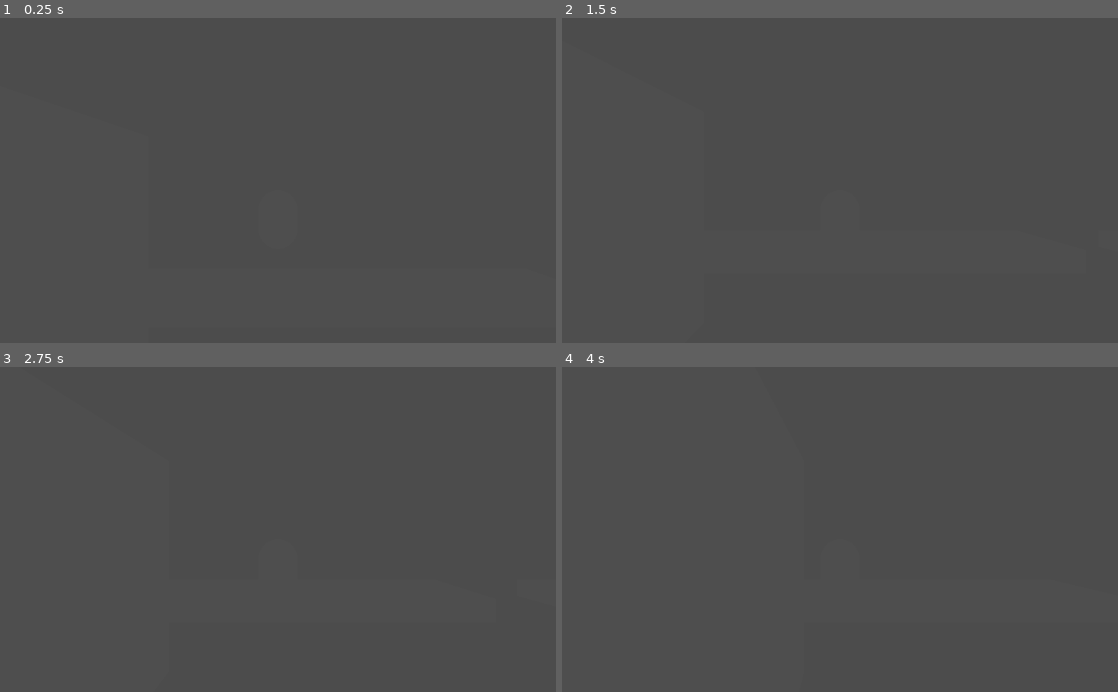
Above: before the commit, frames 1-4 (two rows, left to right).
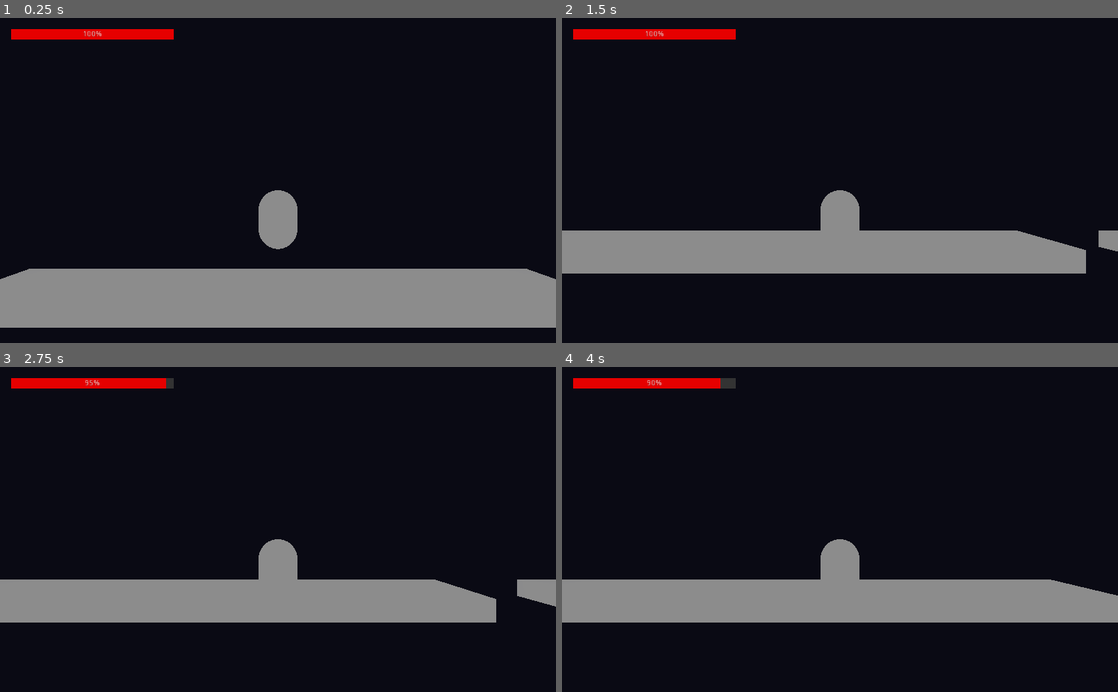
Above: after the commit, the same moments.

Repository: MayaraSSO/corre-conde
Game: Godot game, scene res://Fase1.tscn
The game is run twice, just before and just after one commit, with the same random seed, the same clock (stepped at 60 frames per second) and the same inputs.
Inputs:
- Up to frame 1 (0.25 s): no input
- Up to frame 2 (1.5 s): hold Right (ui_right) 0.53-1.28 s; hold Left (ui_left) from 1.28 s (still down)
- Up to frame 3 (2.75 s): release Left (ui_left) at 2.03 s; hold Right (ui_right) from 2.03 s (still down)
- Up to frame 4 (4 s): release Right (ui_right) at 2.78 s; hold Up (ui_up) 2.78-3.53 s; hold Left (ui_left) from 3.53 s (still down)

The runs differ from the first frame. In frame 1, 100% of the frame differs, in the area x 0-100%, y 0-100%; in frame 2, 100%; in frame 3, 100%; in frame 4, 100%.

Commit message:
feat: interface da barra de vida, armadilhas de alho e atmosfera do cenario

Diff:
--- /dev/null
+++ b/Alho.gd
@@ -0,0 +1,12 @@
+extends Area
+
+func _on_Alho_body_entered(body):
+	# Verifica se quem bateu foi o jogador
+	if body.name == "Conde":
+		# Arranca 10 pontos de vida na mesma hora
+		body.energia_vital -= 10.0
+
+		# Atualiza a barra de vida na tela do jogador instantaneamente
+		body.get_node("HUD/BarraVida").value = body.energia_vital
+
+		print("DANO! O Conde pisou no Alho.")
--- /dev/null
+++ b/Alho.tscn
@@ -0,0 +1,24 @@
+[gd_scene load_steps=5 format=2]
+
+[ext_resource path="res://Alho.gd" type="Script" id=1]
+
+[sub_resource type="SpatialMaterial" id=1]
+albedo_color = Color( 0.976471, 0.937255, 0.839216, 1 )
+
+[sub_resource type="CubeMesh" id=2]
+material = SubResource( 1 )
+
+[sub_resource type="BoxShape" id=3]
+
+[node name="Alho" type="Area"]
+script = ExtResource( 1 )
+
+[node name="MeshInstance" type="MeshInstance" parent="."]
+transform = Transform( 0.5, 0, 0, 0, 0.5, 0, 0, 0, 0.5, 0, 0, 0 )
+mesh = SubResource( 2 )
+
+[node name="CollisionShape" type="CollisionShape" parent="."]
+transform = Transform( 0.5, 0, 0, 0, 0.5, 0, 0, 0, 0.5, 0, 0, 0 )
+shape = SubResource( 3 )
+
+[connection signal="body_entered" from="." to="." method="_on_Alho_body_entered"]
--- a/Conde.gd
+++ b/Conde.gd
@@ -43,6 +43,9 @@
 		# Subtrai o dano normalmente
 		energia_vital -= dano_da_luz_por_segundo * delta
 
+		# Atualiza o visual da barra na tela
+		$HUD/BarraVida.value = energia_vital
+
 		# Guarda de segurança: se a energia cair abaixo de zero, fixamos em zero
 		if energia_vital <= 0:
 			energia_vital = 0
@@ -53,7 +56,6 @@
 			# O 'stepify' limpa os números quebrados do float, mostrando só 1 casa decimal
 			print("CUIDADO! Energia: ", stepify(energia_vital, 0.1))
 
-
 func _on_ZonaLuz_body_entered(body):
 	if body.name == "Conde":
 		tomando_dano_de_luz = true
--- a/Fase1.tscn
+++ b/Fase1.tscn
@@ -1,27 +1,48 @@
-[gd_scene load_steps=7 format=2]
+[gd_scene load_steps=12 format=2]
 
 [ext_resource path="res://Conde.tscn" type="PackedScene" id=1]
 [ext_resource path="res://Chao.tscn" type="PackedScene" id=2]
 [ext_resource path="res://ZonaLuz.gd" type="Script" id=3]
+[ext_resource path="res://Alho.tscn" type="PackedScene" id=4]
 
 [sub_resource type="BoxShape" id=7]
 
-[sub_resource type="CubeMesh" id=8]
+[sub_resource type="SpatialMaterial" id=12]
+flags_unshaded = true
+albedo_color = Color( 1, 0.619608, 0.392157, 1 )
+
+[sub_resource type="CubeMesh" id=13]
 
 [sub_resource type="CapsuleShape" id=6]
+
+[sub_resource type="StyleBoxFlat" id=9]
+bg_color = Color( 0.901961, 0, 0, 1 )
+
+[sub_resource type="StyleBoxFlat" id=10]
+bg_color = Color( 0.2, 0.2, 0.2, 1 )
+
+[sub_resource type="Environment" id=11]
+background_mode = 1
+background_color = Color( 0.0392157, 0.0392157, 0.0784314, 1 )
+ambient_light_color = Color( 0.54902, 0.54902, 0.54902, 1 )
+fog_enabled = true
+fog_color = Color( 0.301961, 0.301961, 0.301961, 1 )
+fog_depth_begin = 15.0
 
 [node name="Fase1" type="Spatial"]
 transform = Transform( 1, 0, 0, 0, 1, 0, 0, 0, 1, 131.535, -7.29154, -67.3186 )
 
 [node name="ZonaLuz" type="Area" parent="."]
-transform = Transform( 2, 0, 0, 0, 10, 0, 0, 0, 10, -15, 0, 0 )
+transform = Transform( 10, 0, 0, 0, 30, 0, 0, 0, 10, -15, 0, 0 )
 script = ExtResource( 3 )
 
 [node name="CollisionShape" type="CollisionShape" parent="ZonaLuz"]
 shape = SubResource( 7 )
 
 [node name="MeshInstance" type="MeshInstance" parent="ZonaLuz"]
-mesh = SubResource( 8 )
+transform = Transform( 15, 0, 0, 0, 30, 0, 0, 0, 10, 0, 0, 0 )
+material_override = SubResource( 12 )
+mesh = SubResource( 13 )
 
 [node name="Conde" parent="." instance=ExtResource( 1 )]
 transform = Transform( 1, 0, 0, 0, 1, 0, 0, 0, 1, 0, 5, 0 )
@@ -31,6 +52,18 @@
 
 [node name="CollisionShape2" type="CollisionShape" parent="Conde"]
 shape = SubResource( 6 )
+
+[node name="HUD" type="CanvasLayer" parent="Conde"]
+
+[node name="BarraVida" type="ProgressBar" parent="Conde/HUD"]
+margin_left = 20.0
+margin_top = 20.0
+margin_right = 24.0
+margin_bottom = 34.0
+rect_min_size = Vector2( 300, 20 )
+custom_styles/fg = SubResource( 9 )
+custom_styles/bg = SubResource( 10 )
+value = 100.0
 
 [node name="Chao" parent="." instance=ExtResource( 2 )]
 
@@ -76,5 +109,23 @@
 [node name="Chao15" parent="." instance=ExtResource( 2 )]
 transform = Transform( 1, 0, 0, 0, 1, 0, 0, 0, 1, 490, 0, 0 )
 
+[node name="Alho" parent="." instance=ExtResource( 4 )]
+transform = Transform( 1, 0, 0, 0, 1, 0, 0, 0, 1, 105, 1.5, 0 )
+
+[node name="Alho2" parent="." instance=ExtResource( 4 )]
+transform = Transform( 1, 0, 0, 0, 1, 0, 0, 0, 1, 175, 1.5, 0 )
+
+[node name="Alho3" parent="." instance=ExtResource( 4 )]
+transform = Transform( 1, 0, 0, 0, 1, 0, 0, 0, 1, 245, 1.5, 0 )
+
+[node name="Alho4" parent="." instance=ExtResource( 4 )]
+transform = Transform( 1, 0, 0, 0, 1, 0, 0, 0, 1, 315, 1.5, 0 )
+
+[node name="Alho5" parent="." instance=ExtResource( 4 )]
+transform = Transform( 1, 0, 0, 0, 1, 0, 0, 0, 1, 350, 3.5, 0 )
+
+[node name="WorldEnvironment" type="WorldEnvironment" parent="."]
+environment = SubResource( 11 )
+
 [connection signal="body_entered" from="ZonaLuz" to="Conde" method="_on_ZonaLuz_body_entered"]
 [connection signal="body_exited" from="ZonaLuz" to="Conde" method="_on_ZonaLuz_body_exited"]
--- a/ZonaLuz.gd
+++ b/ZonaLuz.gd
@@ -1,7 +1,7 @@
 extends Area
 
 # Exportamos a variável para controlar a dificuldade de cada fase pelo Inspetor
-export var velocidade_perseguicao = 3.0
+export var velocidade_perseguicao = 2.5
 
 func _process(delta):
 	# O sol avança implacavelmente para a direita no eixo X
